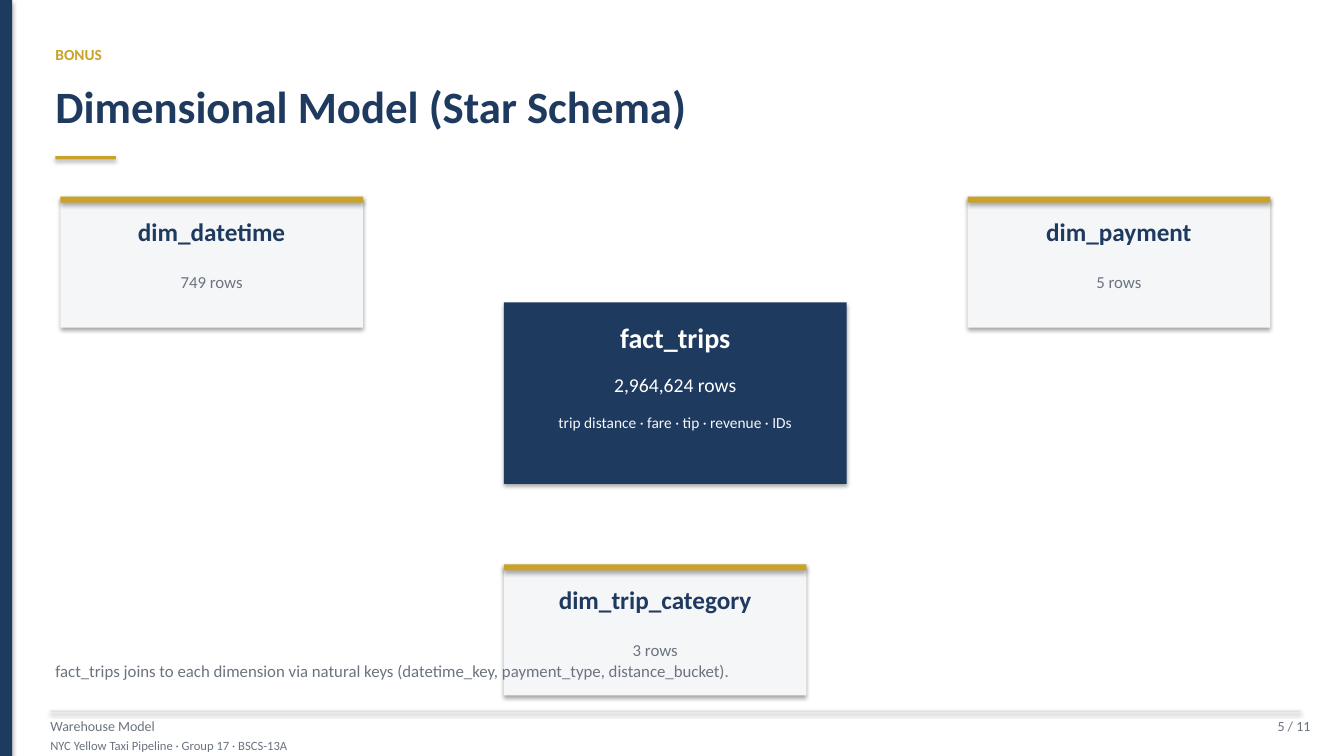
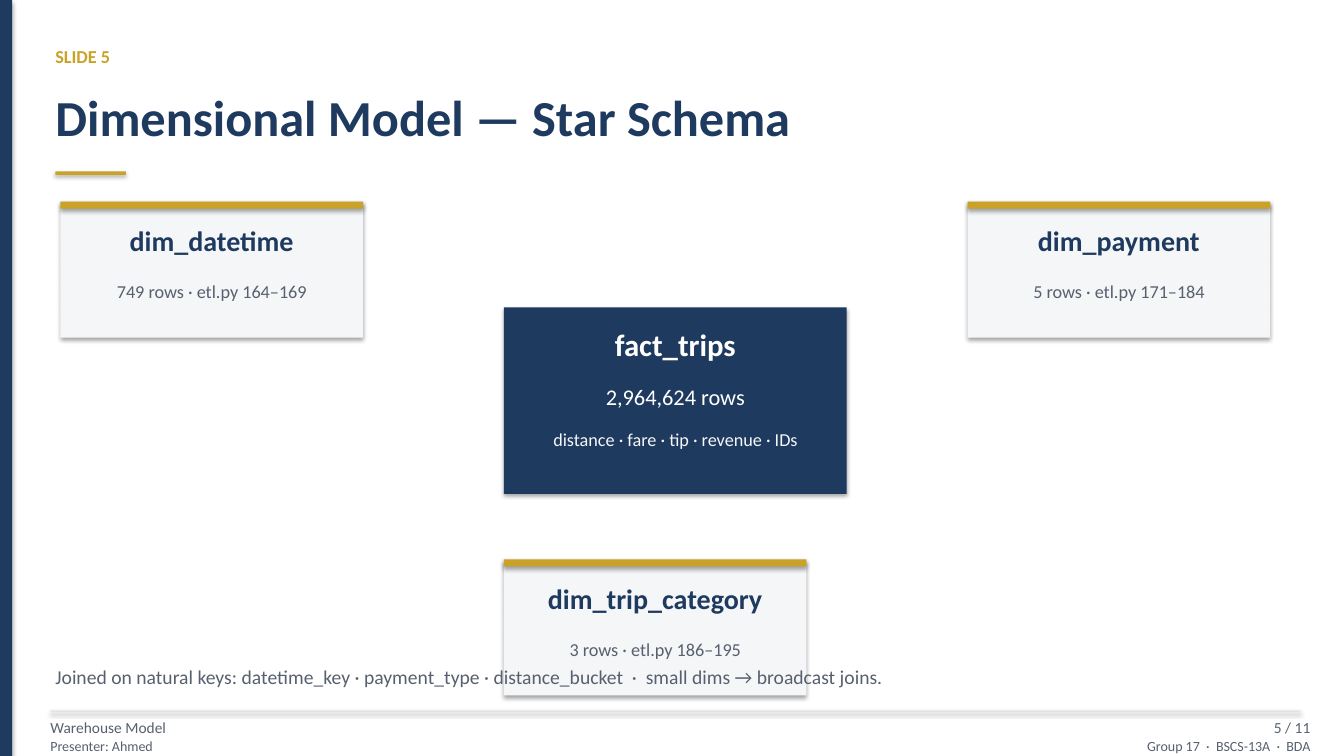
Before and after one commit to hassaanawan48/NYC-Taxi-Ingestion-Pipeline, a slide deck: slide 5 of NYC_Taxi_BDA_Presentation.pptx. Drawn at 1344x756 pixels with LibreOffice and Linux fonts; fonts in the diff are those of the drawing. Boxes give left, top, right and bottom in pixels: in the first picture for what was removed or moved away, otherwise in the second. Text is boxed around its words. In the diff, an @@ line names an element or a change of style, - is before the commit and + after.

```diff
--- a/NYC_Taxi_BDA_Presentation.pptx
+++ b/NYC_Taxi_BDA_Presentation.pptx
@@ text removed at [55, 50, 102, 60] @@
-BONUS
@@ text added at [55, 51, 110, 63], 13 pt, text #C9A227, bold @@
+SLIDE 5
@@ text at [55, 100, 790, 137]: text changed; size 32 to 36 pt @@
-Dimensional Model (Star Schema)
+Dimensional Model — Star Schema
@@ rectangle: place and size @@
-rectangle at [55, 156, 116, 159]
+rectangle at [55, 171, 126, 174]
@@ rectangle: place and size @@
-rectangle at [60, 197, 363, 328]
+rectangle at [60, 202, 363, 338]
@@ 2 texts, 2 rectangles: place and size @@
-2 texts, 2 rectangles at [60, 197, 1270, 245]
+2 texts, 2 rectangles at [60, 202, 1270, 256]
@@ rectangle: place and size @@
-rectangle at [968, 197, 1270, 328]
+rectangle at [968, 202, 1270, 338]
@@ size 18 to 20 pt in 3 elements at [548, 589, 762, 614], [130, 231, 294, 255], [1038, 231, 1200, 256] @@
@@ text at [117, 285, 306, 301]: text changed; size 12 to 13 pt; text colour #6B7380 to #57606E @@
-749 rows
+749 rows · etl.py 164–169
@@ text at [1033, 285, 1204, 301]: text changed; size 12 to 13 pt; text colour #6B7380 to #57606E @@
-5 rows
+5 rows · etl.py 171–184
@@ text "fact_trips" at [615, 334, 736, 361]: size 20 to 22 pt @@
@@ rectangle: place and size @@
-rectangle at [504, 302, 847, 484]
+rectangle at [504, 308, 847, 494]
@@ text "2,964,624 rows": place and size @@
-text "2,964,624 rows" at [614, 378, 736, 395]
+text "2,964,624 rows" at [606, 390, 745, 408]
@@ text "2,964,624 rows" at [606, 390, 745, 408]: size 14 to 16 pt @@
@@ text at [553, 433, 798, 449]: text changed; size 11 to 13 pt @@
-trip distance · fare · tip · revenue · IDs
+distance · fare · tip · revenue · IDs
@@ rectangle: place and size @@
-rectangle at [504, 565, 807, 696]
+rectangle at [504, 560, 807, 696]
@@ rectangle: place and size @@
-rectangle at [504, 565, 807, 571]
+rectangle at [504, 560, 807, 567]
@@ text at [570, 643, 741, 659]: text changed; size 12 to 13 pt; text colour #6B7380 to #57606E @@
-3 rows
+3 rows · etl.py 186–195
@@ text at [55, 670, 882, 688]: text changed; size 12 to 14 pt; text colour #6B7380 to #57606E @@
-fact_trips joins to each dimension via natural keys (datetime_key, payment_type, distance_bucket).
+Joined on natural keys: datetime_key · payment_type · distance_bucket · small dims → broadcast joins.
@@ text "Warehouse Model" at [50, 722, 166, 733]: size 10 to 11 pt, text colour #6B7380 to #57606E @@
@@ text "5 / 11" at [1274, 723, 1311, 733]: size 10 to 11 pt, text colour #6B7380 to #57606E @@
@@ text at [50, 741, 153, 751]: text changed; size 9 to 10 pt; text colour #6B7380 to #57606E @@
-NYC Yellow Taxi Pipeline · Group 17 · BSCS-13A
+Presenter: Ahmed
@@ text added at [1147, 742, 1310, 753], 10 pt, text #57606E @@
+Group 17 · BSCS-13A · BDA
```
Also in this commit, not shown: 10 other slides changed, 3 other files.
